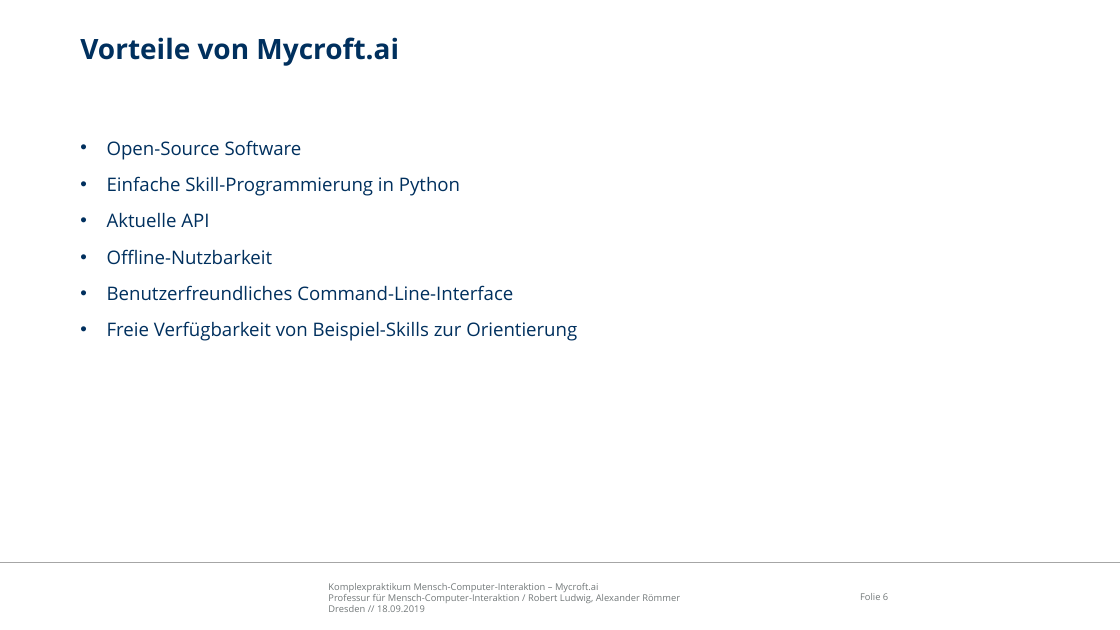
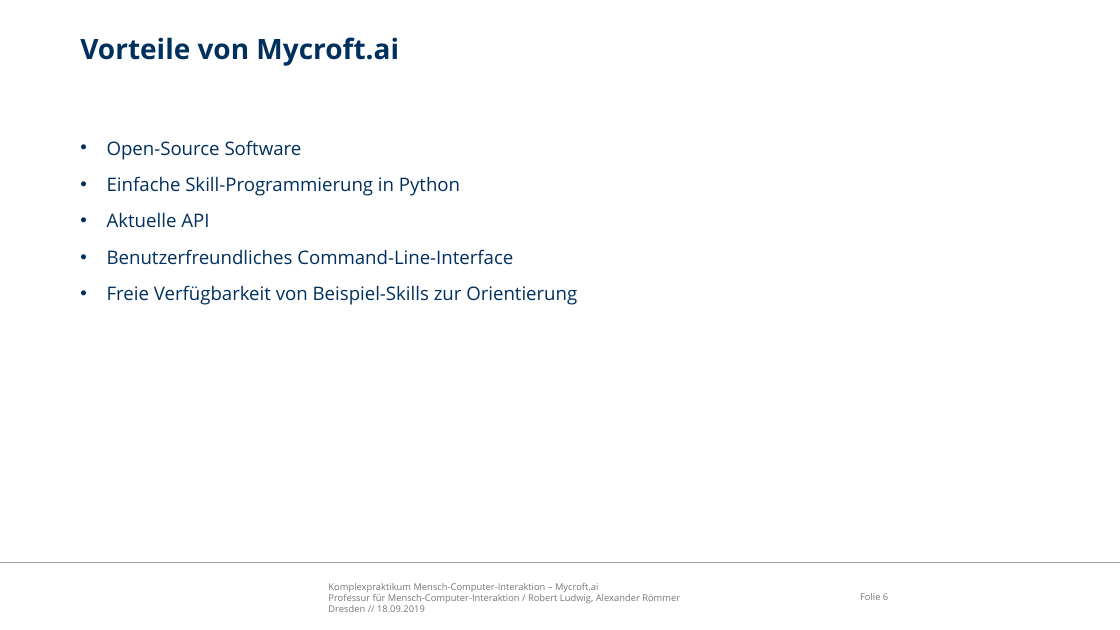
Before and after one commit to MinniFlo/KP-Mycroft, a slide deck: slide 6 of documents/praesentation.pptx. Drawn at 1120x630 pixels with LibreOffice and Linux fonts; fonts in the diff are those of the drawing; background and template pictures are left out. Boxes give left, top, right and bottom in pixels: in the first picture for what was removed or moved away, otherwise in the second. Text is boxed around its words. In the diff, an @@ line names an element or a change of style, - is before the commit and + after.

```diff
--- a/documents/praesentation.pptx
+++ b/documents/praesentation.pptx
@@ text at <box>107,249,273,265</box>: paragraph removed @@
-• Offline-Nutzbarkeit
```
Also in this commit, not shown: 4 other slides changed, 1 slide added, 3 other files.
